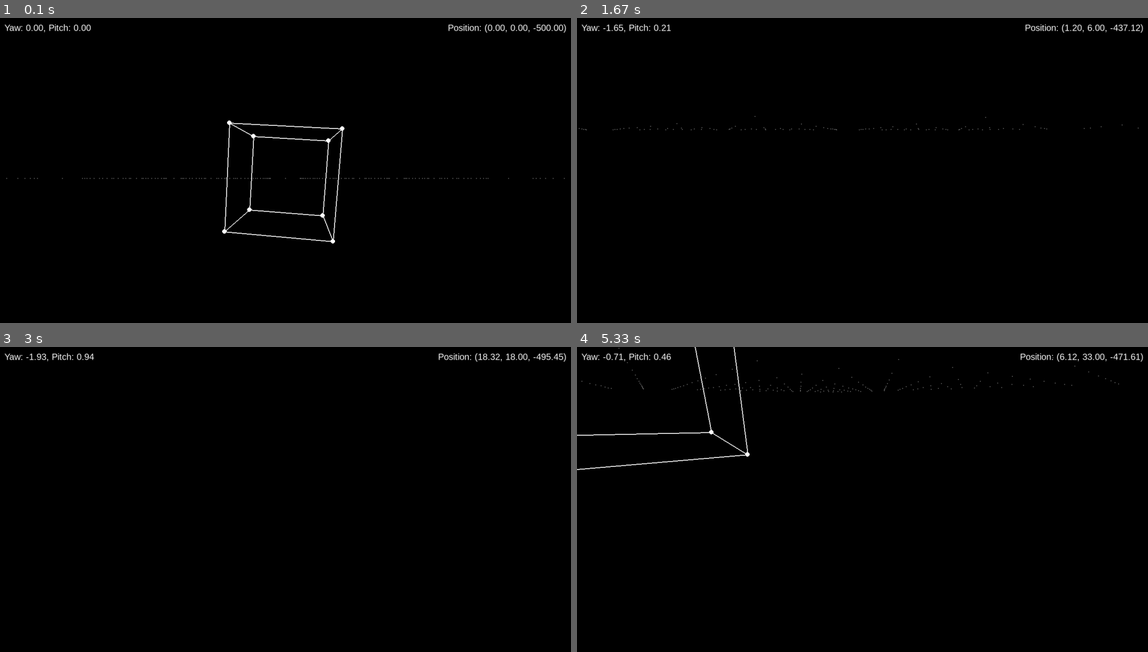
Above: before the commit, frames 1-4 (two rows, left to right).
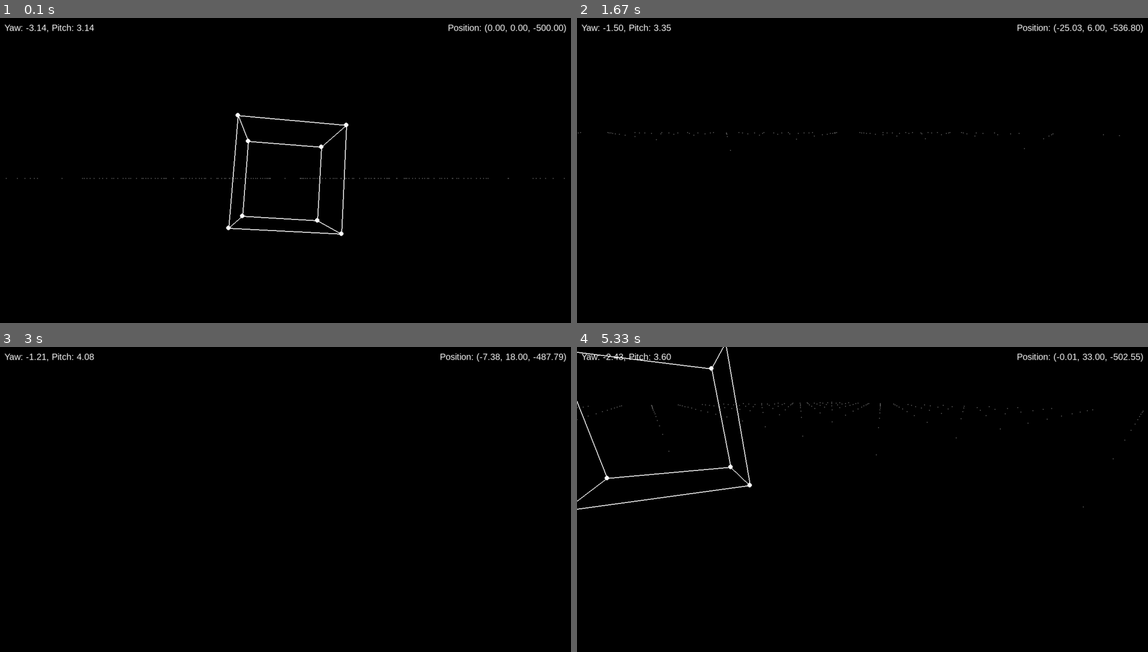
Above: after the commit, the same moments.

Repository: LolekLiam/pygame-3d-renderer
Game: pygame game, started from game.py
Two runs of this game, one before a commit and one after it. Both use one fixed random seed, a clock stepped at 60 frames per second and the inputs below.
Inputs (mouse positions are in pixels of both pictures, inside the frame that each line leads up to):
- Up to frame 1 (0.1 s): no input
- Up to frame 2 (1.67 s): hold D 0.33-0.8 s; move the mouse to (839, 191) at 0.37 s; hold W 0.83-1.13 s; move the mouse to (725, 179) at 0.87 s; tap Space at 0.9, 1.23, 1.53 s; tap Shift at 0.98 s; hold D 1.17-1.63 s; move the mouse to (948, 66) at 1.2 s
- Up to frame 3 (3 s): hold A 1.67-2.2 s; move the mouse to (296, 398) at 1.7 s; tap Space at 1.73, 2.03, 2.3, 2.63, 2.93 s; hold S 2.23-2.53 s; move the mouse to (291, 542) at 2.27 s; tap Shift at 2.38 s; hold A 2.57-2.97 s; move the mouse to (433, 557) at 2.6 s
- Up to frame 4 (5.33 s): hold W 3-3.37 s; move the mouse to (1010, 478) at 3.03 s; tap Space at 3.07, 3.47, 3.77, 4.13, 4.53, 4.83, 5.03 s; hold D 3.4-4.03 s; move the mouse to (1068, 481) at 3.43 s; tap Shift at 3.55, 5.12 s; hold S 4.07-4.43 s; move the mouse to (1062, 569) at 4.1 s; hold A 4.47-4.93 s; move the mouse to (885, 493) at 4.5 s; hold D from 4.97 s (still down); move the mouse to (736, 450) at 5 s

The runs differ from the first frame. In frame 1, 1.6% of the frame differs, in the area x 1-89%, y 1-75%; in frame 2, 0.4%; in frame 3, 0.2%; in frame 4, 1.6%, in the area x 0-100%, y 0-54%.

Commit message:
fourth version

Diff:
--- a/game.py
+++ b/game.py
@@ -13,8 +13,8 @@
 mouse_sensitivity = 0.002
 
 # Camera rotation (yaw and pitch)
-cam_yaw = 0  # Left/right rotation
-cam_pitch = 0  # Up/down rotation
+cam_yaw = -math.pi  # Left/right rotation
+cam_pitch = math.pi  # Up/down rotation
 
 # Cube rotation (roll, pitch, yaw)
 angle_x, angle_y, angle_z = 0.01, 0.01, 0.01  # Cube's rotation angles
@@ -159,7 +159,6 @@
     position_text = f"Position: ({cam_x:.2f}, {cam_y:.2f}, {cam_z:.2f})"
     position_surface = font.render(position_text, True, (255, 255, 255))
     screen.blit(position_surface, (screen.get_width() - position_surface.get_width() - 10, 10))
-
 
 while running:
     for event in pygame.event.get():
@@ -181,19 +180,19 @@
     if keys[pygame.K_w]:
         # Move forward relative to camera yaw
         cam_x += move_speed * math.sin(cam_yaw)
-        cam_z += move_speed * math.cos(cam_yaw)
+        cam_z -= move_speed * math.cos(cam_yaw)
     if keys[pygame.K_s]:
         # Move backward relative to camera yaw
         cam_x -= move_speed * math.sin(cam_yaw)
-        cam_z -= move_speed * math.cos(cam_yaw)
+        cam_z += move_speed * math.cos(cam_yaw)
     if keys[pygame.K_a]:
         # Strafe left relative to camera yaw
         cam_x -= move_speed * math.cos(cam_yaw)
-        cam_z += move_speed * math.sin(cam_yaw)
+        cam_z -= move_speed * math.sin(cam_yaw)
     if keys[pygame.K_d]:
         # Strafe right relative to camera yaw
         cam_x += move_speed * math.cos(cam_yaw)
-        cam_z -= move_speed * math.sin(cam_yaw)
+        cam_z += move_speed * math.sin(cam_yaw)
     if keys[pygame.K_SPACE]:
         cam_y += move_speed  # Move up
     if keys[pygame.K_LSHIFT]:
@@ -202,11 +201,11 @@
     # Handle mouse movement for camera rotation
     if mouse_locked:
         mouse_dx, mouse_dy = pygame.mouse.get_rel()
-        cam_yaw -= mouse_dx * mouse_sensitivity  # Yaw (left/right)
+        cam_yaw += mouse_dx * mouse_sensitivity  # Yaw (left/right)
         cam_pitch += mouse_dy * mouse_sensitivity  # Pitch (up/down)
 
         # Clamp pitch to avoid flipping
-        cam_pitch = max(-math.pi / 2, min(math.pi / 2, cam_pitch))
+        cam_pitch = max(math.pi/2, min((3*math.pi)/2, cam_pitch))
 
     # Increment the cube's rotation angles for animation
     angle_x += 0.01
